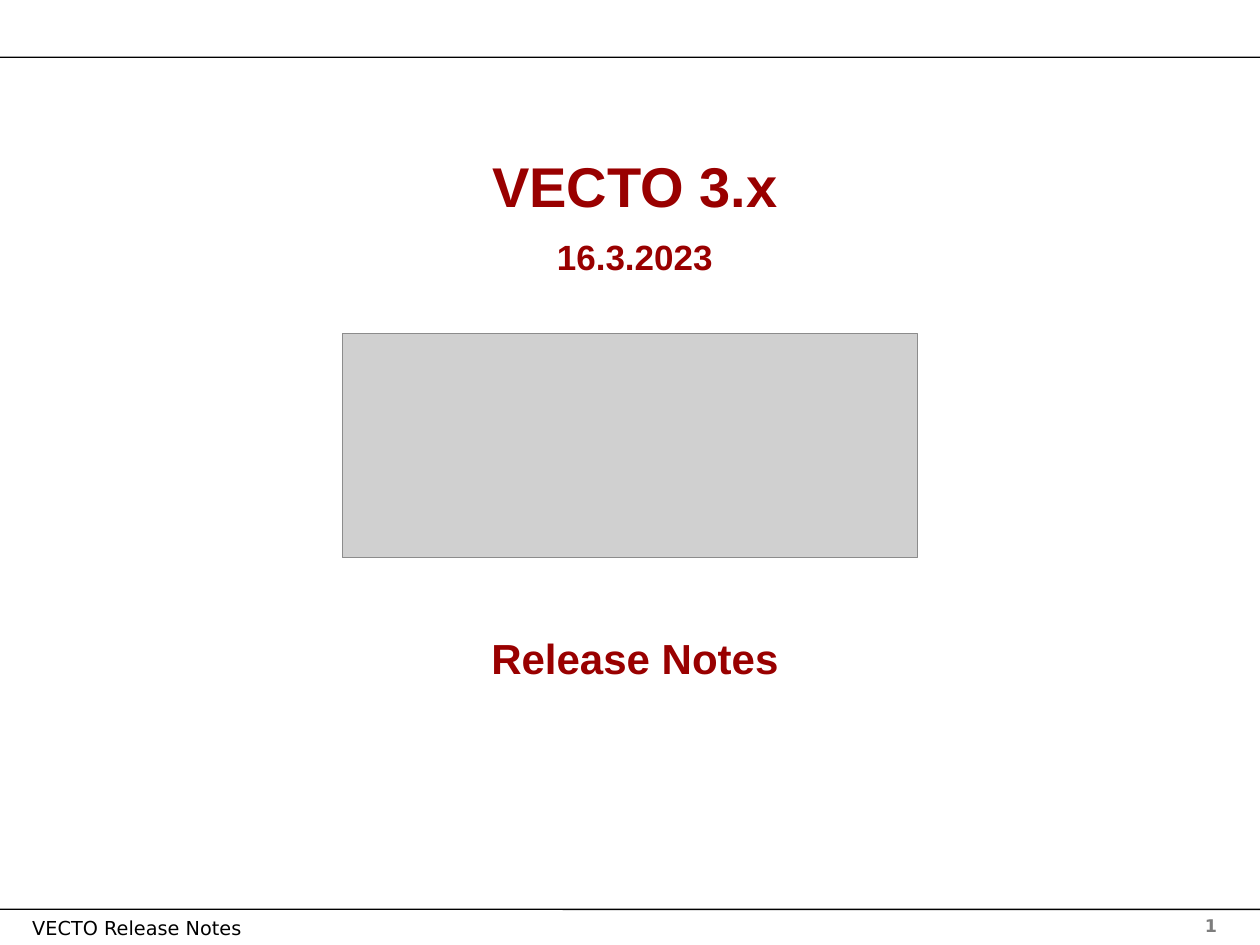
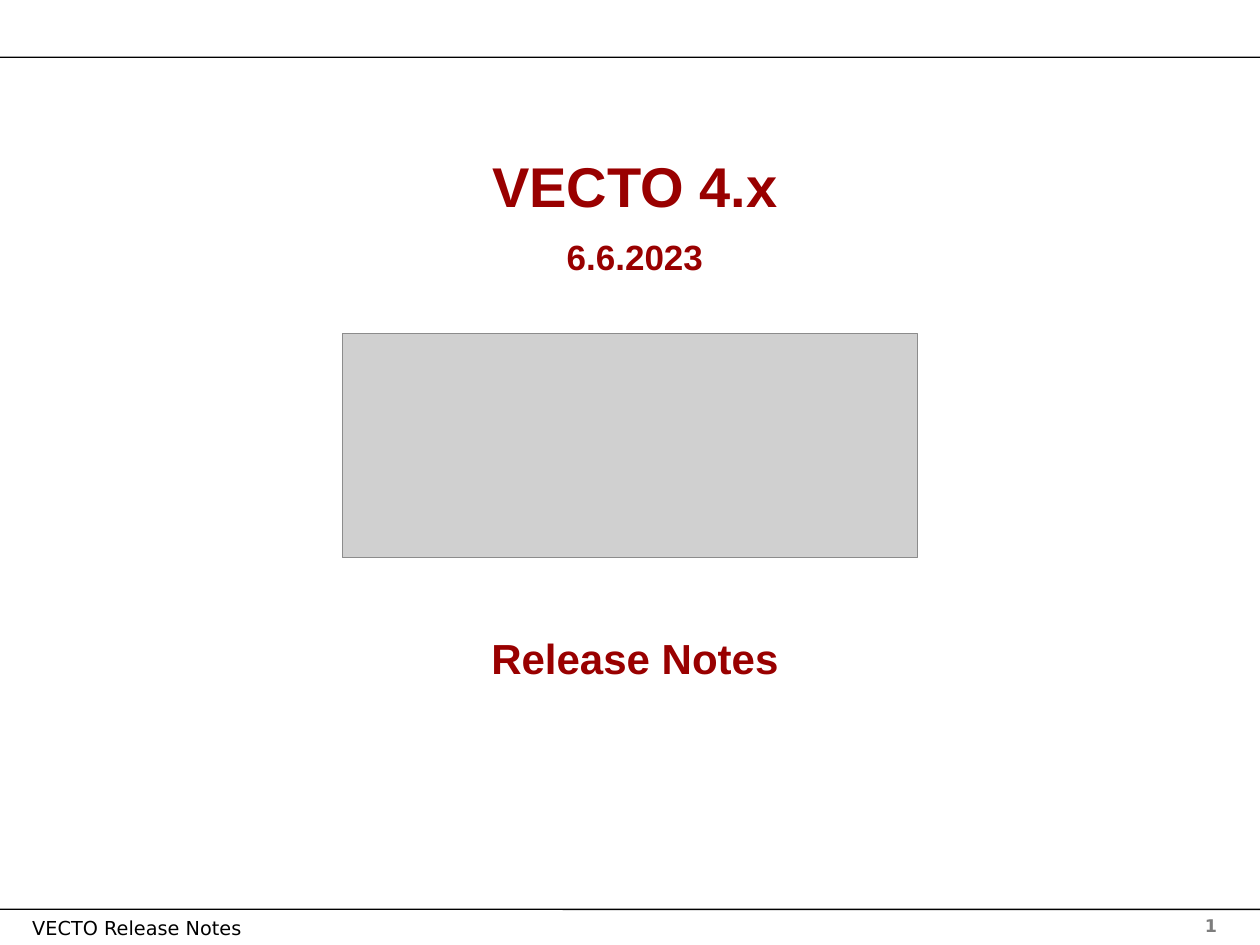
Before and after one commit to tanawadeatharva/BharatVECTO, a slide deck: slide 1 of Documentation/User Manual Source/Release Notes Vecto3.x.pptx. Drawn at 1260x945 pixels with LibreOffice and Linux fonts; fonts in the diff are those of the drawing; grey boxes stand for pictures; background and template pictures are left out. Boxes give left, top, right and bottom in pixels: in the first picture for what was removed or moved away, otherwise in the second. Text is boxed around its words. In the diff, an @@ line names an element or a change of style, - is before the commit and + after.

```diff
--- a/Documentation/User Manual Source/Release Notes Vecto3.x.pptx
+++ b/Documentation/User Manual Source/Release Notes Vecto3.x.pptx
@@ text at (492, 168, 778, 271): text changed; size 20 to 32 pt @@
-VECTO 3.x
-16.3.2023
+VECTO 4.x
+6.6.2023
```
Also in this commit, not shown: 5 other slides changed, 18 slides added.
